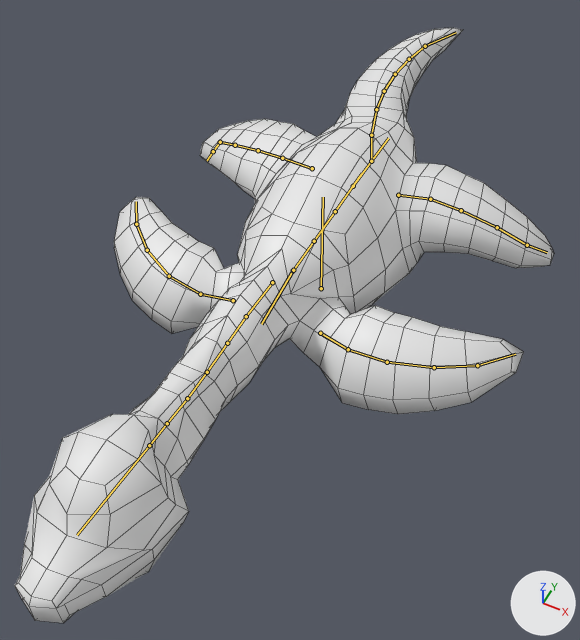
Two versions of the FBX model Assets/Assets/nami/nami.fbx, one commit apart.
Before and after are seen from a camera (50 mm lens) standing at (6.8, -15.6, 17.6) and looking at (0.2, -2.5, 1.1). The axes (+X, +Y, +Z) are drawn at lower right. The lights are the same throughout. The first picture is the older version. Both versions are drawn at frame 1 of the action 'Armature.002|Walk'; the numbers are the values there. The bones that change, and the others that lie on the model, are drawn over the model as lines. Mesh edges are drawn as thin lines.

The first picture shows 'Plesiosaurio_low.001'.
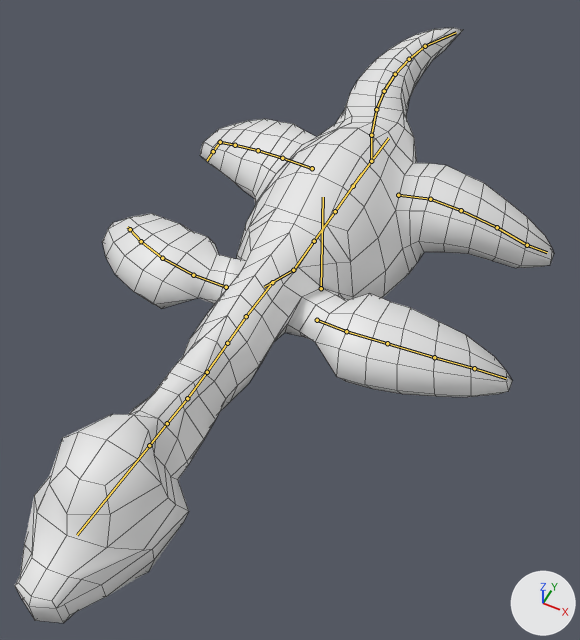
The edits, one by one:
Bone 'Bone.012' (bone_bone_012) moves from (0.0, 0.0, 0.01) to (0.0, 0.0, 0.0).
Bone 'Bone.012' (bone_bone_012) turns from (37, 0, 0) to (0, 0, 0) degrees about its own x, y and z.

Where the change shows, as pixel boxes (x1, y1, x2, y2) in the pictures (580 x 640 px):
'Plesiosaurio_low.001', posed: (15, 28, 554, 623) in both
bone 'Bone.012', root to tip: before (293, 270) to (261, 324); after (293, 270) to (264, 287)
